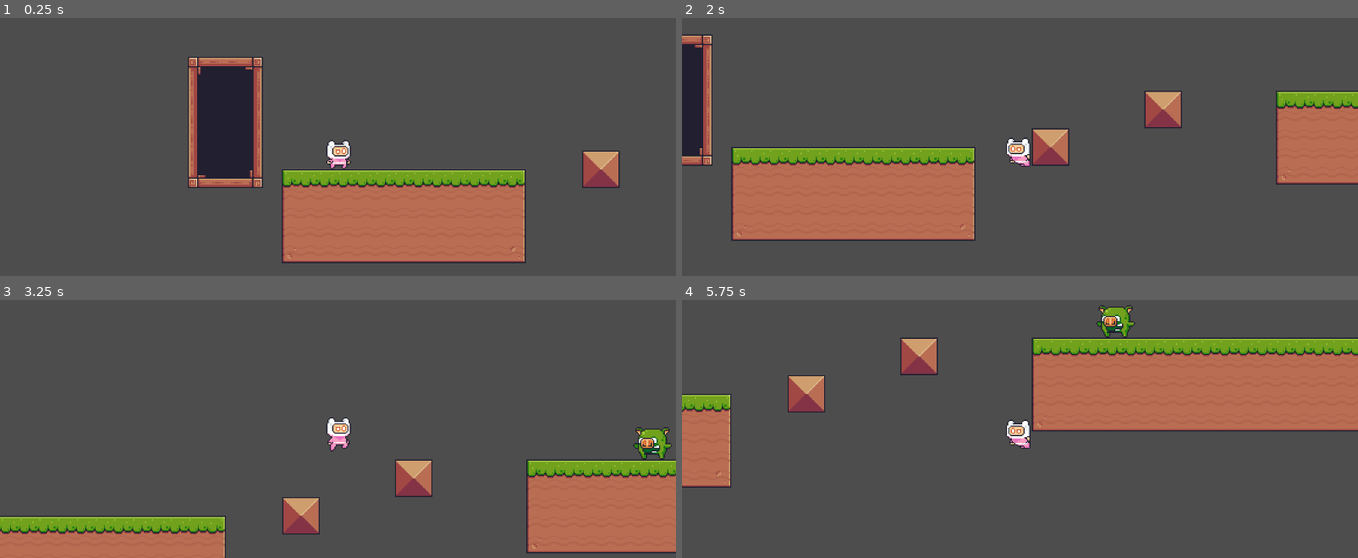
Above: before the commit, frames 1-4 (two rows, left to right).
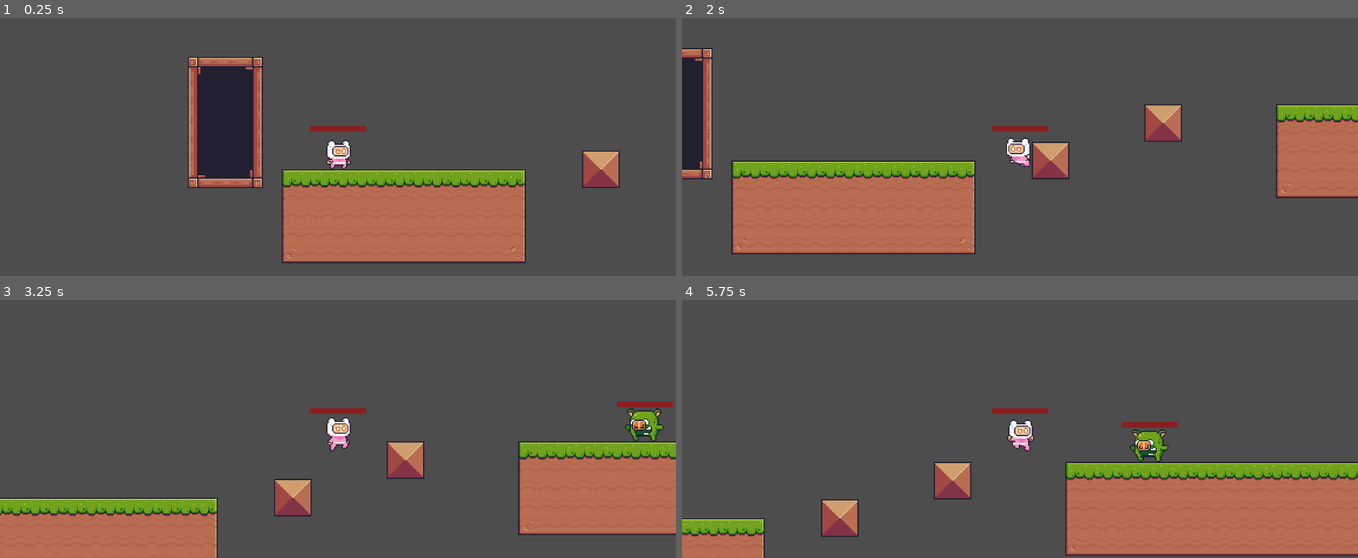
Above: after the commit, the same moments.

Repository: HiggloH/2d_platformer
Game: Godot game, scene res://Levels/TestLevel/test_level.tscn
The game is run twice, just before and just after one commit, with the same random seed, the same clock (stepped at 60 frames per second) and the same inputs. The project has no main scene, so this scene is started directly.
Inputs:
- Up to frame 1 (0.25 s): no input
- Up to frame 2 (2 s): tap Enter at 0.5 s; hold D (right) from 0.53 s (still down); tap Space (jump) at 0.6, 0.77, 1.07, 1.35, 1.52, 1.82 s
- Up to frame 3 (3.25 s): release D (right) at 2.03 s; hold A (left) 2.03-2.78 s; tap Space (jump) at 2.1, 2.75, 2.85, 3.02 s; hold D (right) from 2.78 s (still down)
- Up to frame 4 (5.75 s): tap Space (jump) at 3.32, 3.6, 3.77, 4.07, 4.35, 4.52, 4.82, 5.1 s; release D (right) at 4.28 s; hold A (left) 4.28-5.03 s; hold D (right) from 5.03 s (still down)

The runs differ from the first frame. In frame 1, 0.2% of the frame differs, in the area x 45-55%, y 41-45%; in frame 2, 11%; in frame 3, 13%; in frame 4, 42%, in the area x 0-100%, y 1-100%.

Commit message:
healthbar

Diff:
--- a/Enemies/Pig_Enemy/pig_enemy.gd
+++ b/Enemies/Pig_Enemy/pig_enemy.gd
@@ -1,6 +1,7 @@
 extends CharacterBody2D
 
 @onready var sprite = $AnimatedSprite2D
+@onready var health_bar = $Health
 
 @export var health = 20
 @export var damage = 10
@@ -9,9 +10,12 @@
 
 func _ready():
 	sprite.modulate = color
+	health_bar.set_health(health)
 
 func hurt(damge):
 	health -= damge
+
+	health_bar.change_health(health)
 
 	if health <= 0:
 		queue_free()
--- a/Enemies/Pig_Enemy/pig_enemy.tscn
+++ b/Enemies/Pig_Enemy/pig_enemy.tscn
@@ -1,7 +1,8 @@
-[gd_scene load_steps=16 format=3 uid="uid://trjvtgb4f0ob"]
+[gd_scene load_steps=17 format=3 uid="uid://trjvtgb4f0ob"]
 
 [ext_resource type="Script" path="res://Enemies/Pig_Enemy/pig_enemy.gd" id="1_7wnxj"]
 [ext_resource type="Texture2D" uid="uid://cpdq5jav6jbk6" path="res://Art/Enemies/AngryPig/Idle (36x30).png" id="1_qvywa"]
+[ext_resource type="PackedScene" uid="uid://bdpcjp0lak2fs" path="res://Things/health.tscn" id="3_4t78h"]
 
 [sub_resource type="AtlasTexture" id="AtlasTexture_6ycos"]
 atlas = ExtResource("1_qvywa")
@@ -114,4 +115,10 @@
 position = Vector2(18, 3)
 shape = SubResource("RectangleShape2D_8wqub")
 
+[node name="Health" parent="." instance=ExtResource("3_4t78h")]
+offset_left = 1.0
+offset_top = 3.0
+offset_right = 1.0
+offset_bottom = 3.0
+
 [connection signal="body_entered" from="Hitbox" to="." method="_on_hitbox_body_entered"]
--- a/Player/player.gd
+++ b/Player/player.gd
@@ -11,8 +11,12 @@
 var last_direction
 
 @onready var animation = $AnimatedSprite2D
+@onready var health_bar = $Health
 
 var jump_ready: bool = false
+
+func _ready():
+	health_bar.set_health(health)
 
 func _physics_process(_delta):
 	if is_on_wall():
@@ -24,14 +28,18 @@
 		velocity.y += gravity
 		animation.play("Jump")
 
-	if is_on_floor():
-		jump_ready = true
-
 	move()
 	if jump_ready and Input.is_action_just_pressed("jump"):
+		if is_on_wall():
+			velocity.x = -last_direction * (speed * 2)
 		velocity.y = jump_height
 		jump_ready = false
 		animation.play("Jump")
+
+	if is_on_floor():
+		jump_ready = true
+	else:
+		jump_ready = false
 
 	move_and_slide()
 
@@ -72,11 +80,14 @@
 
 	global_position.x = lerp(global_position.x, new_pos, 0.1)
 
+	health_bar.change_health(health)
+
 	if health <= 0:
 		GlobalSignals.emit_signal("player_death")
 
 func set_health():
 	health = 100
+	health_bar.set_health(health)
 
 func _on_hit_box_body_entered(body):
 	#Unstuck the player by moving it up
--- a/Player/player.tscn
+++ b/Player/player.tscn
@@ -6,6 +6,7 @@
 [ext_resource type="Texture2D" uid="uid://by0v2qdvc08r8" path="res://Art/Free/Main Characters/Pink Man/Fall (32x32).png" id="3_4dyd0"]
 [ext_resource type="Texture2D" uid="uid://cmp3x1asfafa7" path="res://Art/Free/Main Characters/Pink Man/Idle (32x32).png" id="3_qtw0o"]
 [ext_resource type="Texture2D" uid="uid://dumljo0g5tpx3" path="res://Art/Free/Main Characters/Pink Man/Wall Jump (32x32).png" id="5_tbthy"]
+[ext_resource type="PackedScene" uid="uid://bdpcjp0lak2fs" path="res://Things/health.tscn" id="7_f0q6h"]
 
 [sub_resource type="AtlasTexture" id="AtlasTexture_e6rf0"]
 atlas = ExtResource("2_ix7xs")
@@ -261,5 +262,7 @@
 position = Vector2(0.5, 4)
 shape = SubResource("RectangleShape2D_7fesw")
 
+[node name="Health" parent="." instance=ExtResource("7_f0q6h")]
+
 [connection signal="area_entered" from="HitBox" to="." method="_on_hit_box_area_entered"]
 [connection signal="body_entered" from="HitBox" to="." method="_on_hit_box_body_entered"]
--- /dev/null
+++ b/Things/health.gd
@@ -0,0 +1,12 @@
+extends Control
+
+@onready var health_bar = $ProgressBar
+var health: int
+
+func set_health(new_health):
+	health = new_health
+	health_bar.max_value = health
+	health_bar.value = health
+
+func change_health(new_health):
+	health_bar.value = new_health
--- /dev/null
+++ b/Things/health.tscn
@@ -0,0 +1,23 @@
+[gd_scene load_steps=2 format=3 uid="uid://bdpcjp0lak2fs"]
+
+[ext_resource type="Script" path="res://Things/health.gd" id="1_qa7l6"]
+
+[node name="Health" type="Control"]
+layout_mode = 3
+anchors_preset = 15
+anchor_right = 1.0
+anchor_bottom = 1.0
+grow_horizontal = 2
+grow_vertical = 2
+script = ExtResource("1_qa7l6")
+
+[node name="ProgressBar" type="ProgressBar" parent="."]
+modulate = Color(0.976471, 0, 0.0235294, 1)
+layout_mode = 2
+offset_left = -24.0
+offset_top = -21.0
+offset_right = 216.0
+offset_bottom = 4.0
+scale = Vector2(0.2, 0.2)
+value = 100.0
+show_percentage = false
Not shown: 1 places in Player/player.tscn that only renumber resources
